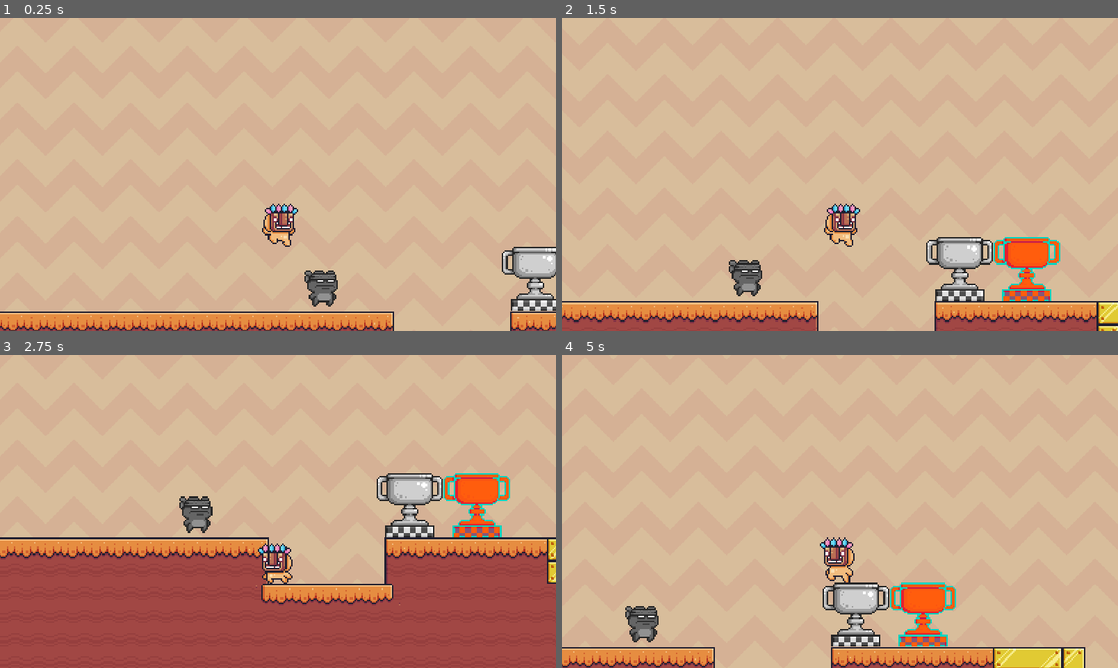
Above: before the commit, frames 1-4 (two rows, left to right).
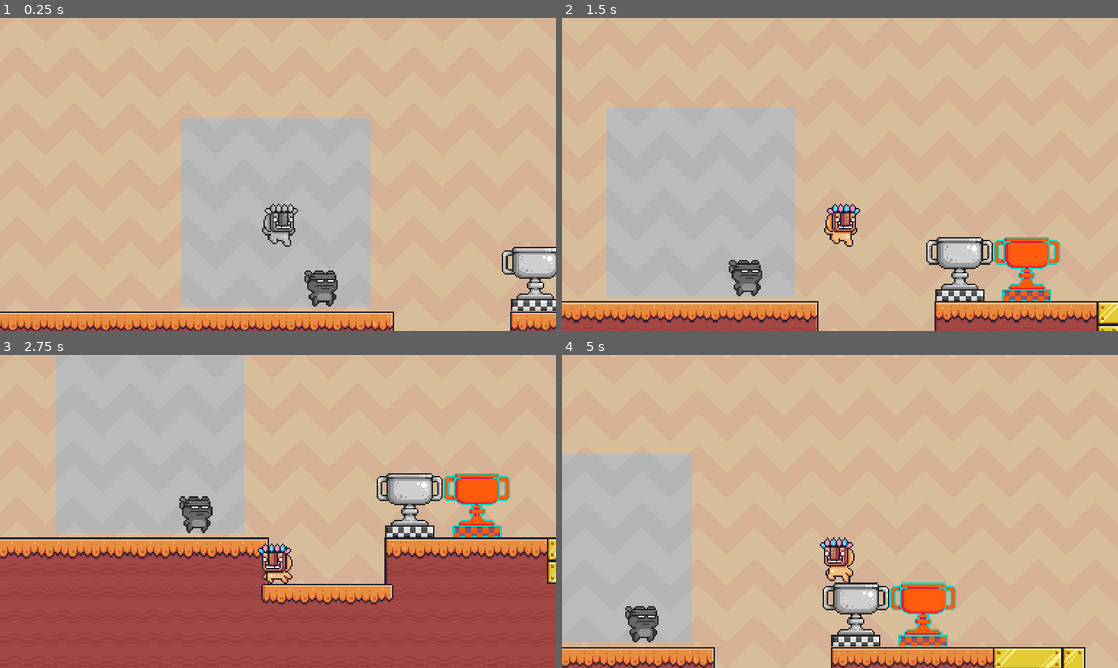
Above: after the commit, the same moments.

Repository: hipml/shaders
Game: Godot game, scene res://scenes/common_techniques.tscn
Two runs of this game, one before a commit and one after it. Both use one fixed random seed, a clock stepped at 60 frames per second and the inputs below. The engine's default icon, where the game draws it, is replaced by a stand-in: a white triangle on a blue panel in a dark square.
Inputs (mouse positions are in pixels of both pictures, inside the frame that each line leads up to):
- Up to frame 1 (0.25 s): no input
- Up to frame 2 (1.5 s): move the mouse to (962, 158) at 0.52 s; hold D (move_right) from 0.53 s (still down); right-click (962, 158) at 0.6 s; tap Space (jump) at 0.77 s; move the mouse to (728, 190) at 1.27 s; click (728, 190) at 1.35 s
- Up to frame 3 (2.75 s): tap Space (jump) at 1.52 s; move the mouse to (333, 442) at 2.02 s; release D (move_right) at 2.03 s; hold A (move_left) from 2.03 s (still down); right-click (333, 442) at 2.1 s
- Up to frame 4 (5 s): move the mouse to (812, 574) at 2.77 s; release A (move_left) at 2.78 s; hold D (move_right) 2.78-4.28 s; click (812, 574) at 2.85 s; tap Space (jump) at 3.02, 3.77, 4.52 s; move the mouse to (1006, 558) at 3.52 s; right-click (1006, 558) at 3.6 s; move the mouse to (673, 464) at 4.27 s; hold A (move_left) from 4.28 s (still down); click (673, 464) at 4.35 s

The runs differ from the first frame. In frame 1, 20% of the frame differs, in the area x 32-67%, y 32-93%; in frame 2, 20%, in the area x 8-42%, y 28-90%; in frame 3, 19%; in frame 4, 13%.

Commit message:
screen reading

Diff:
--- a/scenes/common_techniques.tscn
+++ b/scenes/common_techniques.tscn
@@ -9,6 +9,8 @@
 [ext_resource type="Texture2D" uid="uid://cealdlq531836" path="res://assets/character/ninja_frog.png" id="6_rgcns"]
 [ext_resource type="Texture2D" uid="uid://b4cgytxlrs4ak" path="res://assets/other/End.png" id="8_pxxjb"]
 [ext_resource type="Shader" path="res://shaders/map_to_gradient.gdshader" id="9_uvngr"]
+[ext_resource type="Shader" path="res://shaders/screen_reading.gdshader" id="10_mnoa7"]
+[ext_resource type="Texture2D" uid="uid://b7rqfa05aj7c8" path="res://icon.svg" id="11_of0yg"]
 
 [sub_resource type="ShaderMaterial" id="ShaderMaterial_cdvse"]
 shader = ExtResource("2_yeo1y")
@@ -480,6 +482,9 @@
 shader = ExtResource("9_uvngr")
 shader_parameter/gradient_texture = SubResource("GradientTexture2D_qgg2q")
 
+[sub_resource type="ShaderMaterial" id="ShaderMaterial_l5q5x"]
+shader = ExtResource("10_mnoa7")
+
 [node name="CommonTechniques" type="Node2D"]
 script = ExtResource("1_0ugy3")
 
@@ -519,3 +524,10 @@
 position = Vector2(1247, 383)
 scale = Vector2(3, 3)
 texture = ExtResource("8_pxxjb")
+
+[node name="ScreenReading" type="Sprite2D" parent="."]
+z_index = 4096
+material = SubResource("ShaderMaterial_l5q5x")
+position = Vector2(571, 275)
+scale = Vector2(3.05469, 3.05469)
+texture = ExtResource("11_of0yg")
--- /dev/null
+++ b/shaders/screen_reading.gdshader
@@ -0,0 +1,12 @@
+shader_type canvas_item;
+
+uniform sampler2D screen_texture: hint_screen_texture, filter_nearest;
+
+void fragment() {
+	vec4 screen_color = texture(screen_texture, SCREEN_UV);
+
+	float average_rgb = (screen_color.r + screen_color.g + screen_color.b) / 3.0;
+	// vec4 output_color = mix(vec4(average_rgb), input_color, mix_pct);
+
+	COLOR = vec4(vec3(average_rgb), screen_color.a);
+}
Not shown: 1 places in scenes/common_techniques.tscn that only renumber resources
